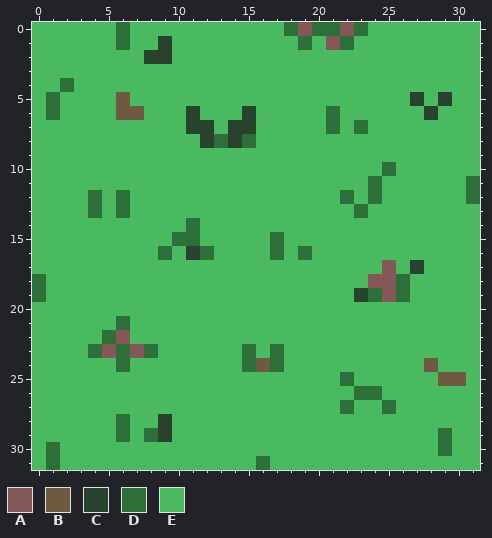
Two versions of one pixel-art sprite, src/assets/sols/Herbe.png. The picture above was drawn from the file before the commit.
The file is 32x32 pixels.
Palette (. is transparent): A #855858  B #6d5a41  C #29422d  D #2c6f39  E #49ba60
The same view after the edit:
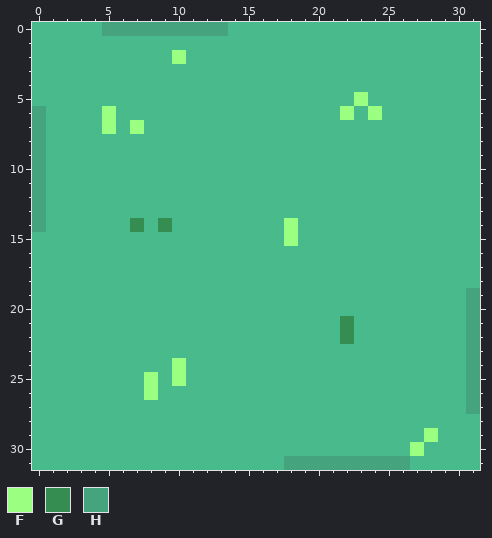
Colours new in this view: F #9bff82  G #358d52  H #45a37d
Change:
colour E: #49ba60 -> #49ba8c
Changed rows in their new state; - is a pixel that keeps its letter.
first column x 0:
 0 -----HHHHHHHHH----EEEEEE--------
 1 ------E--E---------E-EE---------
 2 --------EEF---------------------
 4 --E-----------------------------
 5 -E----E----------------F---E-E--
 6 HE---FEE---E---E-----EF-F---E---
 7 H----F-F---EE-EE-----E-E--------
 8 H-----------EEEE----------------
 9 H-------------------------------
10 H------------------------E------
11 H-----------------------E------E
12 H---E-E---------------E-E------E
13 H---E-E----------------E--------
14 H------G-G-E------F-------------
15 ----------EE-----EF-------------
16 ---------E-EE----E-E------------
17 -------------------------E-E----
18 E-----------------------EEE-----
19 E----------------------EEEE----H
20 -------------------------------H
21 ------E---------------G--------H
22 -----EE---------------G--------H
23 ----EEEEE------E-E-------------H
24 ------E---F----EEE----------E--H
25 --------F-F-----------E------EEH
26 --------F--------------EE------H
27 ----------------------E--E-----H
28 ------E--E----------------------
29 ------E-EE------------------FE--
30 -E-------------------------F-E--
31 -E--------------E-HHHHHHHHH-----
Changed places in both pictures, as pixel boxes (x1, y1, x2, y2):
changed: (32, 22, 480, 470)
